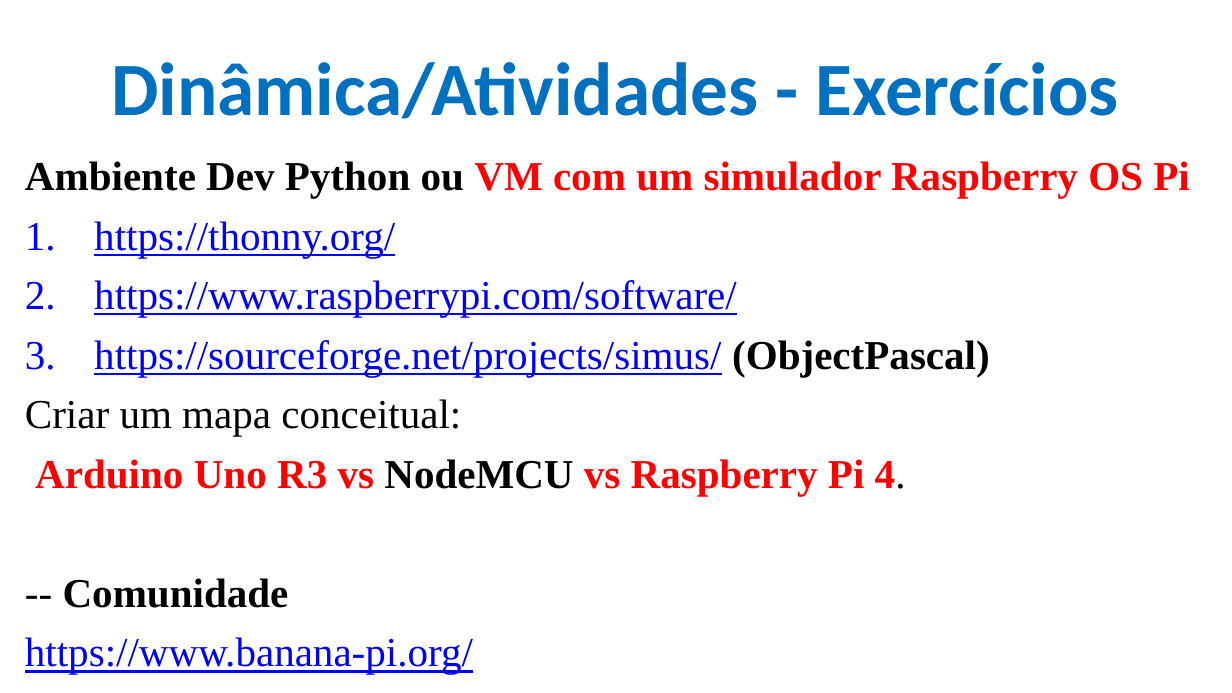
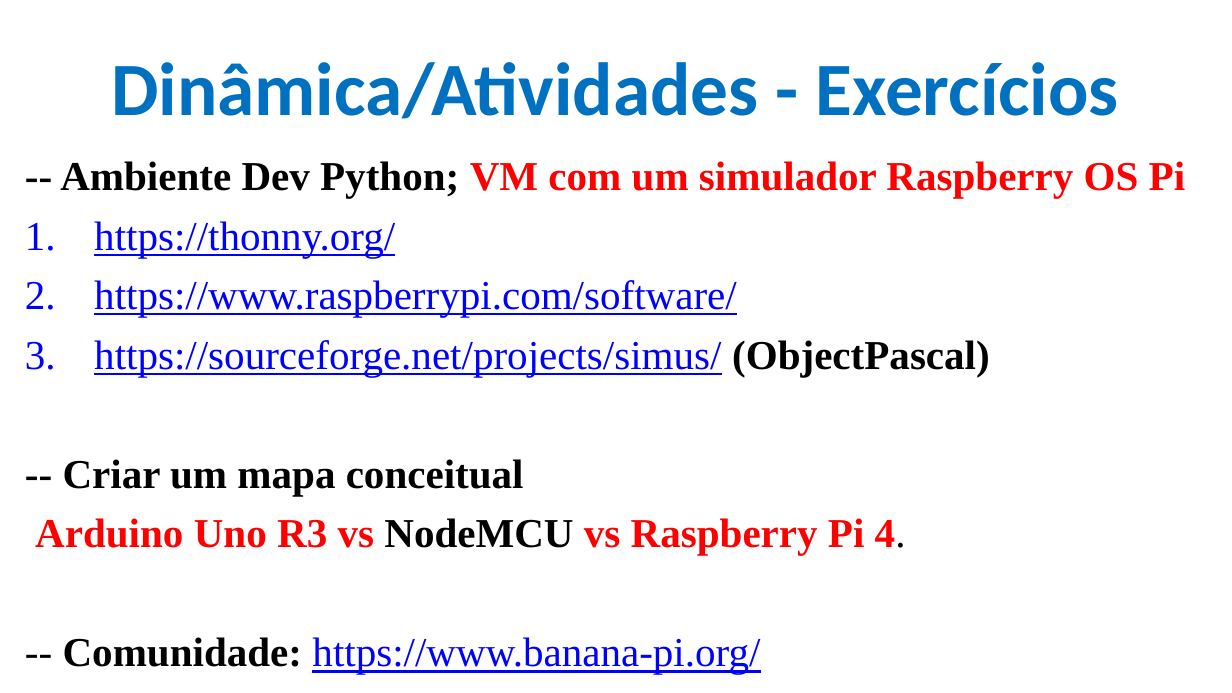
Before and after one commit to CloudEducationBrazil/WydenArea1AplicacaoCloudIndustria40Python, a slide deck: slide 25 of 01 Classes/Aula 06 - Aplicação Cloud Indústria 40 Python IoT Plataforma Raspberry PI.pptx (slide 20 before the commit). Drawn at 1232x693 pixels with LibreOffice and Linux fonts; fonts in the diff are those of the drawing; background and template pictures are left out. Boxes give left, top, right and bottom in pixels: in the first picture for what was removed or moved away, otherwise in the second. Text is boxed around its words. In the diff, an @@ line names an element or a change of style, - is before the commit and + after.

Commit message:
Aula 06 IoT Python AVA 11042023

```diff
--- a/01 Classes/Aula 06 - Aplicação Cloud Indústria 40 Python IoT Plataforma Raspberry PI.pptx
+++ b/01 Classes/Aula 06 - Aplicação Cloud Indústria 40 Python IoT Plataforma Raspberry PI.pptx
@@ text at bbox=[60, 161, 1185, 198]: text changed @@
-Ambiente Dev Python ou VM com um simulador Raspberry OS Pi
+-- Ambiente Dev Python; VM com um simulador Raspberry OS Pi
@@ text at bbox=[63, 459, 524, 496]: text changed; bold on @@
-Criar um mapa conceitual:
+-- Criar um mapa conceitual
@@ text at bbox=[63, 637, 760, 674]: text changed @@
--- Comunidade
-https://www.banana-pi.org/
+-- Comunidade: https://www.banana-pi.org/
```
Also in this commit, not shown: 3 other slides changed, 5 slides added.
